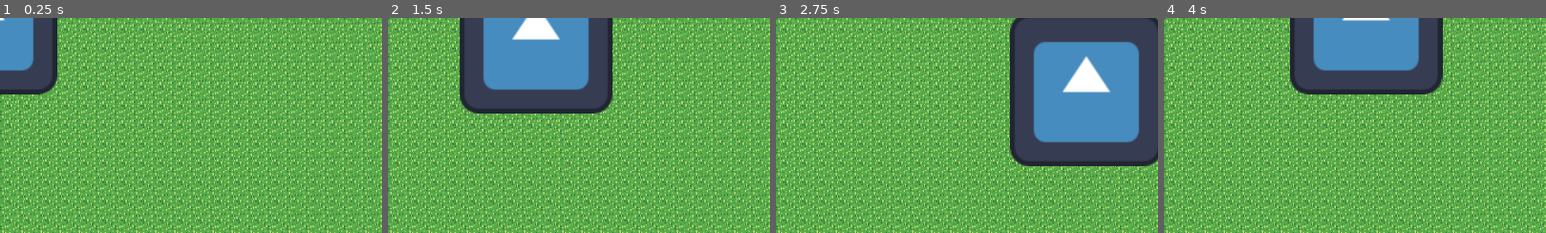
Above: before the commit, frames 1-4 (left to right).
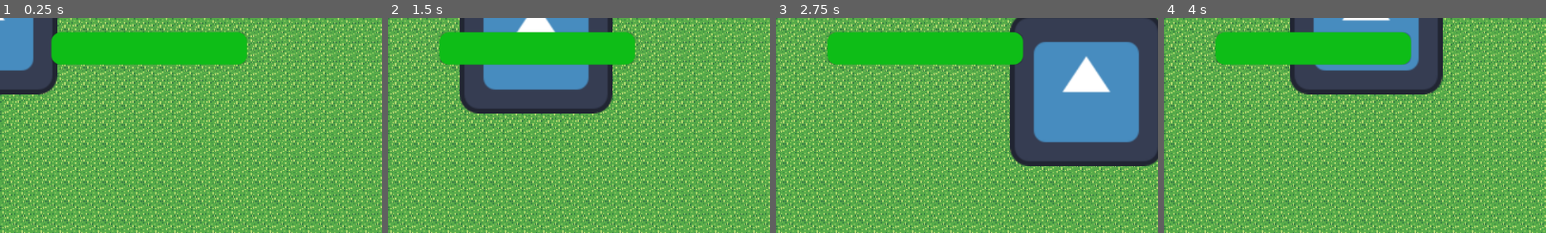
Above: after the commit, the same moments.

Repository: allanrrick/projeto-rogue
Game: Godot game, scene res://Scenes/scene.tscn
The game is run twice, just before and just after one commit, with the same random seed, the same clock (stepped at 60 frames per second) and the same inputs. The engine's default icon, where the game draws it, is replaced by a stand-in: a white triangle on a blue panel in a dark square.
Inputs:
- Up to frame 1 (0.25 s): no input
- Up to frame 2 (1.5 s): tap Enter at 0.5 s; hold D (right) 0.53-1.28 s; tap Shift (dash) at 0.6, 1.35 s; hold S (down) from 1.28 s (still down)
- Up to frame 3 (2.75 s): release S (down) at 2.03 s; hold D (right) from 2.03 s (still down); tap Shift (dash) at 2.1 s
- Up to frame 4 (4 s): release D (right) at 2.78 s; hold W (up) 2.78-3.53 s; tap Shift (dash) at 2.85, 3.6 s; hold A (left) from 3.53 s (still down)
The pictures show only the part of the screen within x 2-52%, y 0-50%; the shares and areas given below are measured in that part.

The runs differ from the first frame. In frame 1, 7.7% of the frame differs, in the area x 13-65%, y 6-22%; in frame 2, 7.8%; in frame 3, 7.7%; in frame 4, 7.8%.

Commit message:
feat: adiciona barra de vida com atualização dinâmica

Diff:
--- /dev/null
+++ b/Scenes/hud.gd
@@ -0,0 +1,13 @@
+extends CanvasLayer
+
+@onready var player = $"../Player"
+@onready var barra_vida = $ProgressBar
+
+# Called when the node enters the scene tree for the first time.
+func _ready() -> void:
+	barra_vida.max_value = player.vida_maxima
+	barra_vida.value = player.vida_atual
+	player.vida_alterada.connect(atualizar_vida)
+
+func atualizar_vida(nova_vida: int) -> void:
+	barra_vida.value = nova_vida
--- a/Scenes/scene.tscn
+++ b/Scenes/scene.tscn
@@ -2,6 +2,14 @@
 
 [ext_resource type="Texture2D" uid="uid://4xcah76urpvb" path="res://Assets/grass-tile.png" id="1_gjdyk"]
 [ext_resource type="PackedScene" uid="uid://b6yx1ghf3q12n" path="res://Scenes/player.tscn" id="2_p6gg1"]
+[ext_resource type="Script" uid="uid://dv584g2ix6yfo" path="res://Scenes/hud.gd" id="3_lrus4"]
+
+[sub_resource type="StyleBoxFlat" id="StyleBoxFlat_lrus4"]
+bg_color = Color(0.055173576, 0.74277526, 0.091015704, 1)
+corner_radius_top_left = 8
+corner_radius_top_right = 8
+corner_radius_bottom_right = 8
+corner_radius_bottom_left = 8
 
 [node name="Scene" type="Node2D" unique_id=994620687]
 
@@ -13,3 +21,19 @@
 region_rect = Rect2(-1000, -1000, 1000, 1000)
 
 [node name="Player" parent="." unique_id=97180810 instance=ExtResource("2_p6gg1")]
+
+[node name="CanvasLayer" type="CanvasLayer" parent="." unique_id=1530858130]
+script = ExtResource("3_lrus4")
+
+[node name="ProgressBar" type="ProgressBar" parent="CanvasLayer" unique_id=938694572]
+anchors_preset = -1
+anchor_left = 0.066
+anchor_top = -0.054
+anchor_right = 0.066
+anchor_bottom = -0.054
+offset_left = 16.76001
+offset_top = 31.44
+offset_right = 180.76001
+offset_bottom = 58.440002
+theme_override_styles/fill = SubResource("StyleBoxFlat_lrus4")
+show_percentage = false
Not shown, added: Scenes/hud.gd.uid
